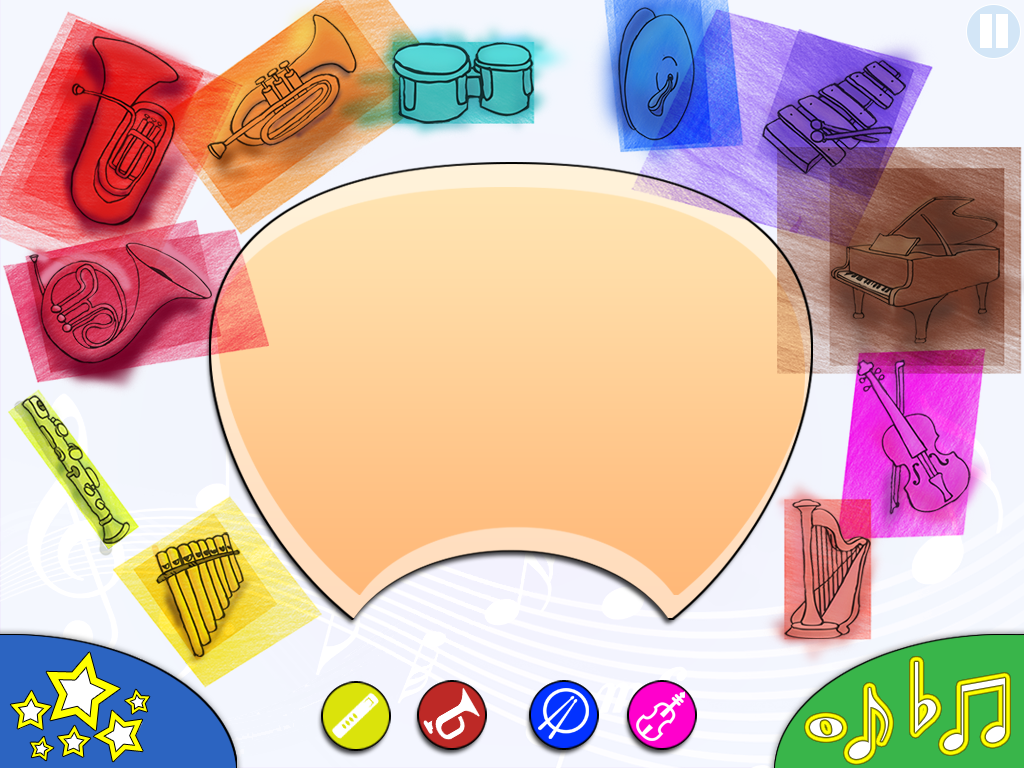
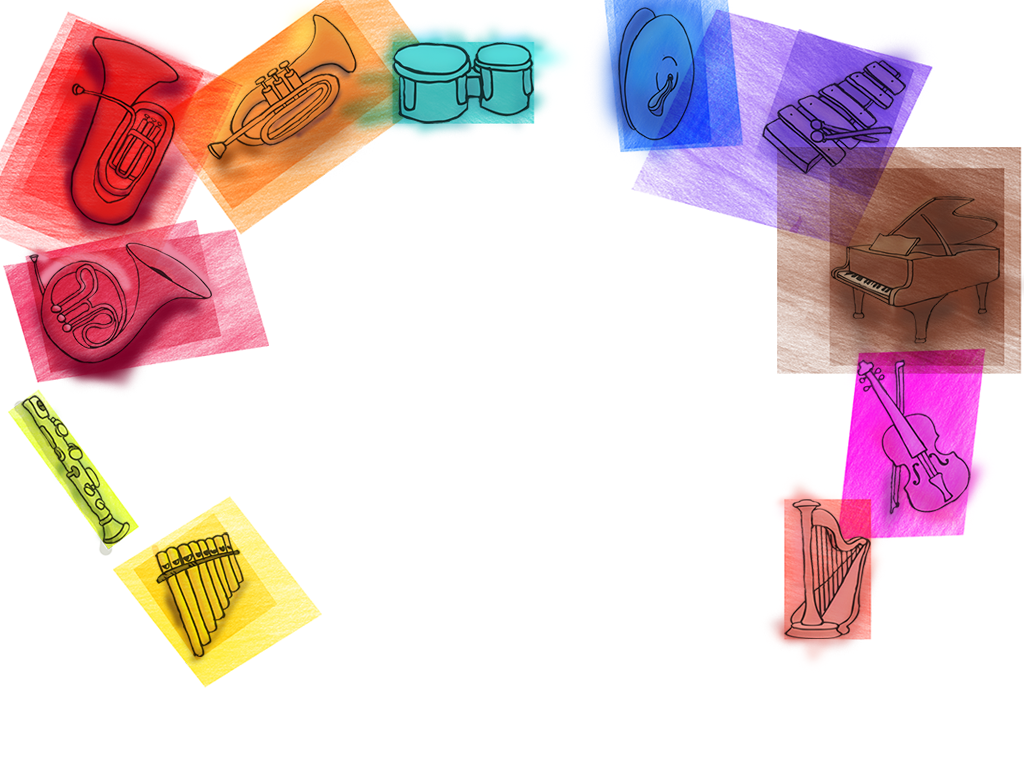
The second 1024×768 image is a revision of the first. Changes to its layers:
removed layer "Layer 1028" over [left=0, top=0, right=1024, bottom=768]
